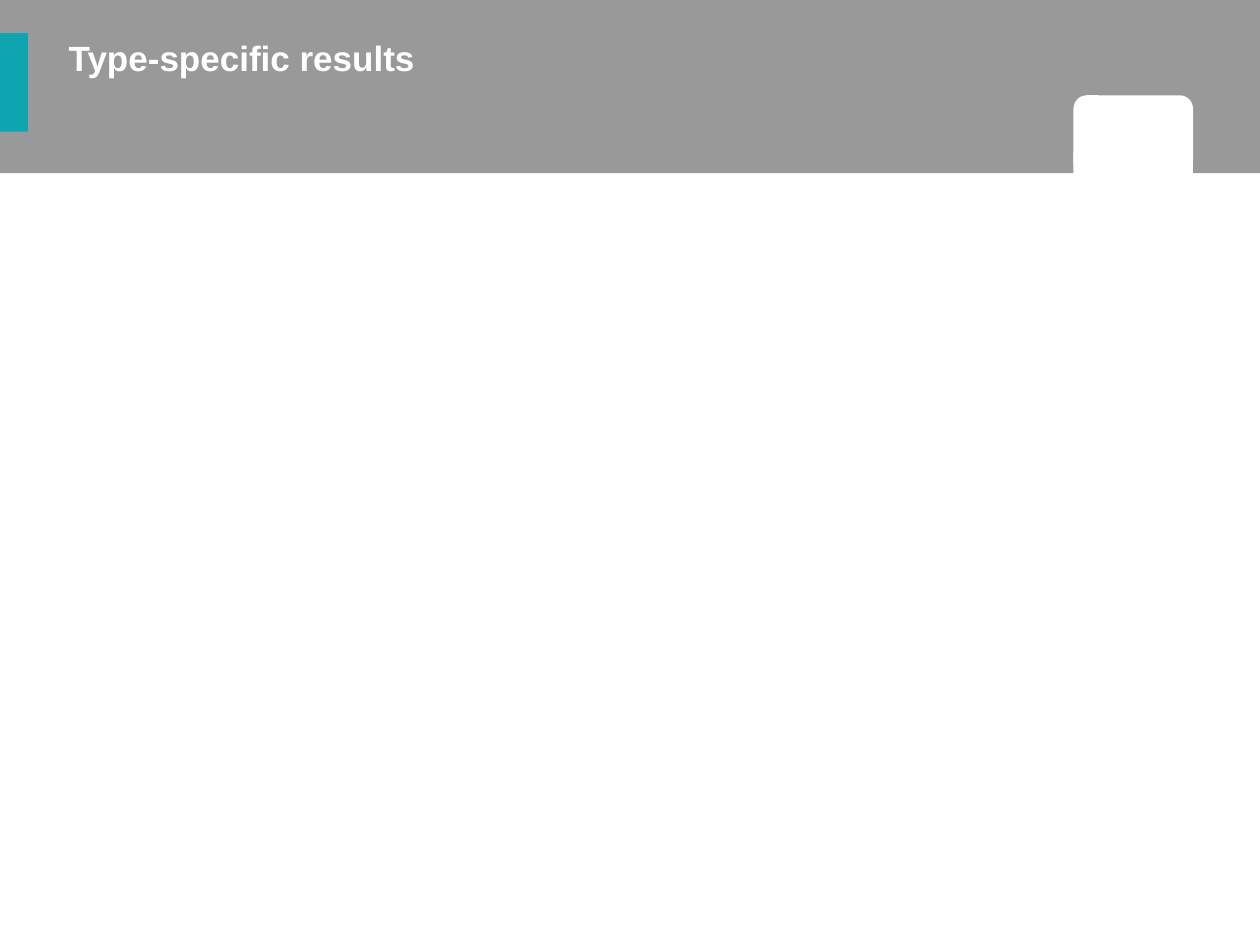
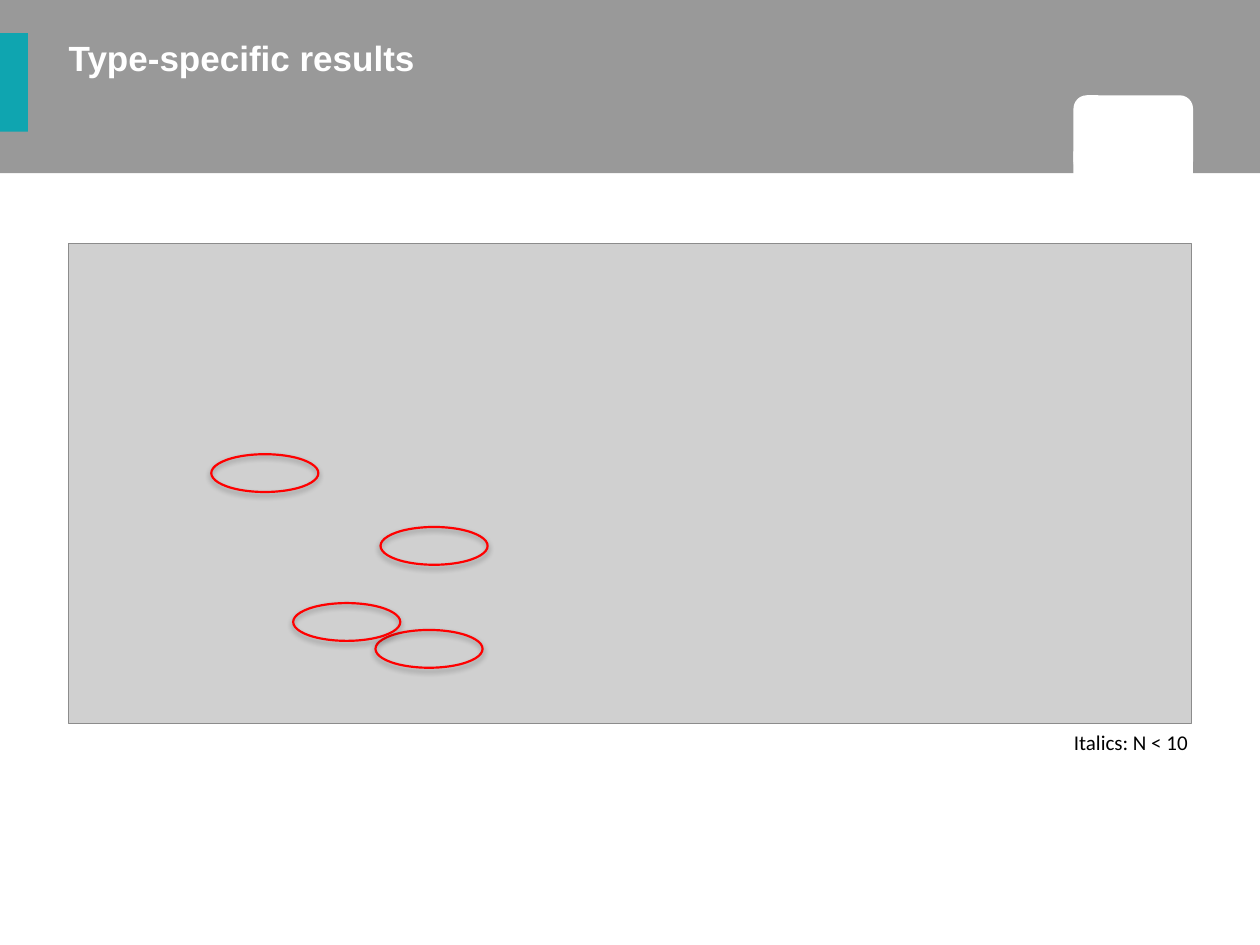
Before and after one commit to sysbiolux/DeepOncoAI, a slide deck: slide 12 of 20220919_10xNestedRedo/202210_Talk_ICSB_DeLandtsheer.pptx (slide 7 before the commit). Drawn at 1260x945 pixels with LibreOffice and Linux fonts; fonts in the diff are those of the drawing; grey boxes stand for pictures; background and template pictures are left out. Boxes give left, top, right and bottom in pixels: in the first picture for what was removed or moved away, otherwise in the second. Text is boxed around its words. In the diff, an @@ line names an element or a change of style, - is before the commit and + after.

```diff
--- a/20220919_10xNestedRedo/202210_Talk_ICSB_DeLandtsheer.pptx
+++ b/20220919_10xNestedRedo/202210_Talk_ICSB_DeLandtsheer.pptx
@@ picture added at [69, 243, 1192, 723] @@
@@ ellipse added at [212, 454, 319, 491], outline #FF0000 1.25 pt @@
@@ ellipse added at [381, 527, 488, 564], outline #FF0000 1.25 pt @@
@@ ellipse added at [294, 604, 401, 641], outline #FF0000 1.25 pt @@
@@ ellipse added at [375, 630, 483, 668], outline #FF0000 1.25 pt @@
@@ text added at [1074, 735, 1187, 750], 12 pt, text #000000 @@
+Italics: N < 10
```
Also in this commit, not shown: 4 other slides changed, 9 slides added, 4 slides removed, 3 other files.
